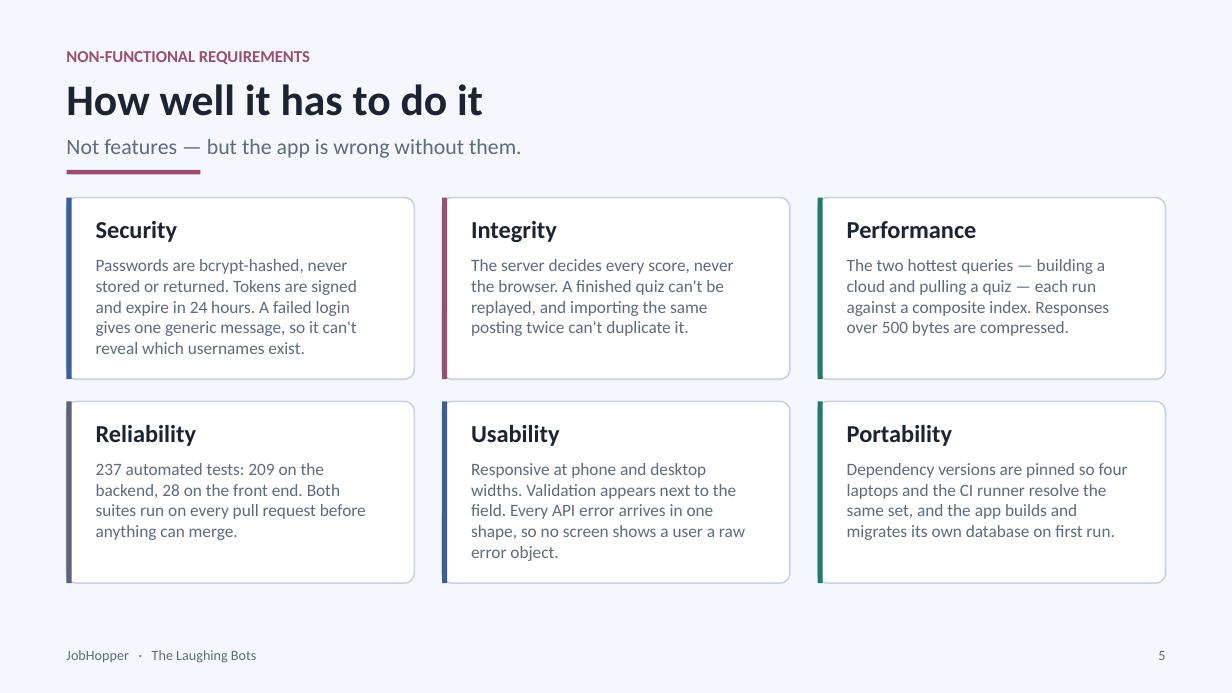
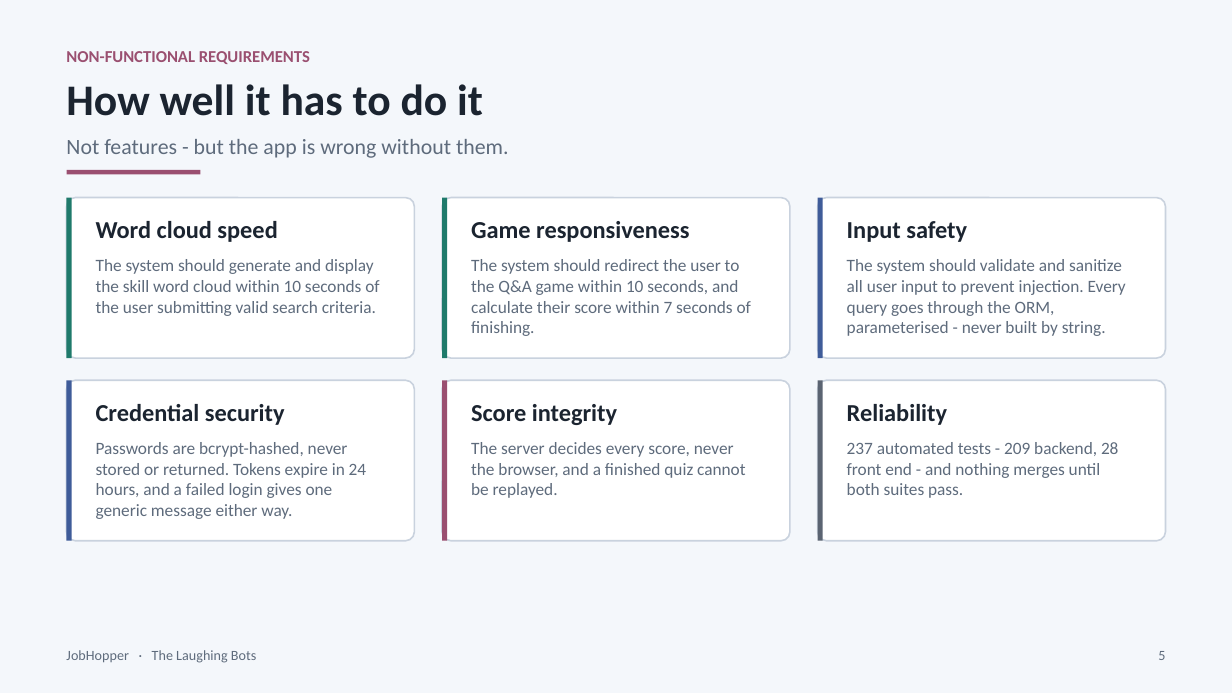
Before and after one commit to erhewlett/Laughing-Bots, a slide deck: slide 5 of presentation/JobHopper_Final_Presentation.pptx. Drawn at 1232x693 pixels with LibreOffice and Linux fonts; fonts in the diff are those of the drawing. Boxes give left, top, right and bottom in pixels: in the first picture for what was removed or moved away, otherwise in the second. Text is boxed around its words. In the diff, an @@ line names an element or a change of style, - is before the commit and + after.

```diff
--- a/presentation/JobHopper_Final_Presentation.pptx
+++ b/presentation/JobHopper_Final_Presentation.pptx
@@ text at [66, 139, 509, 158]: text changed @@
-Not features — but the app is wrong without them.
+Not features - but the app is wrong without them.
@@ rounded rectangle: place and size @@
-rounded rectangle at [67, 198, 414, 380]
+rounded rectangle at [67, 198, 414, 359]
@@ rectangle: place and size @@
-rectangle at [67, 198, 72, 380]
+rectangle at [67, 198, 72, 359]
@@ rectangle at [67, 198, 72, 359]: fill #3F5C99 to #1F7A6B @@
@@ rounded rectangle: place and size @@
-rounded rectangle at [442, 198, 789, 380]
+rounded rectangle at [442, 198, 789, 359]
@@ rectangle: place and size @@
-rectangle at [442, 198, 447, 380]
+rectangle at [442, 198, 447, 359]
@@ rectangle at [442, 198, 447, 359]: fill #9A4F70 to #1F7A6B @@
@@ rounded rectangle: place and size @@
-rounded rectangle at [818, 198, 1165, 380]
+rounded rectangle at [818, 198, 1165, 359]
@@ rectangle: place and size @@
-rectangle at [818, 198, 823, 380]
+rectangle at [818, 198, 823, 359]
@@ rectangle at [818, 198, 823, 359]: fill #1F7A6B to #3F5C99 @@
@@ text at [96, 221, 277, 242]: text changed @@
-Security
+Word cloud speed
@@ text at [471, 221, 689, 242]: text changed @@
-Integrity
+Game responsiveness
@@ text at [847, 221, 967, 242]: text changed @@
-Performance
+Input safety
@@ text at [96, 259, 379, 316]: text changed @@
-Passwords are bcrypt-hashed, never
-stored or returned. Tokens are signed
-and expire in 24 hours. A failed login
-gives one generic message, so it can't
-reveal which usernames exist.
+The system should generate and display
+the skill word cloud within 10 seconds of
+the user submitting valid search criteria.
@@ text at [471, 259, 751, 336]: text changed @@
-The server decides every score, never
-the browser. A finished quiz can't be
-replayed, and importing the same
-posting twice can't duplicate it.
+The system should redirect the user to
+the Q&A game within 10 seconds, and
+calculate their score within 7 seconds of
+finishing.
@@ text at [847, 259, 1126, 336]: text changed @@
-The two hottest queries — building a
-cloud and pulling a quiz — each run
-against a composite index. Responses
-over 500 bytes are compressed.
+The system should validate and sanitize
+all user input to prevent injection. Every
+query goes through the ORM,
+parameterised - never built by string.
@@ rounded rectangle: place and size @@
-rounded rectangle at [67, 401, 414, 583]
+rounded rectangle at [67, 381, 414, 542]
@@ rectangle: place and size @@
-rectangle at [67, 401, 72, 583]
+rectangle at [67, 381, 72, 542]
@@ rectangle at [67, 381, 72, 542]: fill #5B6472 to #3F5C99 @@
@@ rounded rectangle: place and size @@
-rounded rectangle at [442, 401, 789, 583]
+rounded rectangle at [442, 381, 789, 542]
@@ rectangle: place and size @@
-rectangle at [442, 401, 447, 583]
+rectangle at [442, 381, 447, 542]
@@ rectangle at [442, 381, 447, 542]: fill #3F5C99 to #9A4F70 @@
@@ rounded rectangle: place and size @@
-rounded rectangle at [818, 401, 1165, 583]
+rounded rectangle at [818, 381, 1165, 542]
@@ rectangle: place and size @@
-rectangle at [818, 401, 823, 583]
+rectangle at [818, 381, 823, 542]
@@ rectangle at [818, 381, 823, 542]: fill #1F7A6B to #5B6472 @@
@@ text added at [96, 404, 285, 425], 19 pt, text #1B2430, bold @@
+Credential security
@@ text at [471, 404, 617, 425]: text changed @@
-Usability
+Score integrity
@@ text "Reliability": place and size @@
-text "Reliability" at [96, 425, 196, 446]
+text "Reliability" at [847, 404, 947, 425]
@@ text at [96, 442, 367, 519]: text changed @@
-237 automated tests: 209 on the
-backend, 28 on the front end. Both
-suites run on every pull request before
-anything can merge.
+Passwords are bcrypt-hashed, never
+stored or returned. Tokens expire in 24
+hours, and a failed login gives one
+generic message either way.
@@ text at [471, 442, 745, 498]: text changed @@
-Responsive at phone and desktop
-widths. Validation appears next to the
-field. Every API error arrives in one
-shape, so no screen shows a user a raw
-error object.
+The server decides every score, never
+the browser, and a finished quiz cannot
+be replayed.
@@ text at [847, 442, 1118, 498]: text changed @@
-Dependency versions are pinned so four
-laptops and the CI runner resolve the
-same set, and the app builds and
-migrates its own database on first run.
+237 automated tests - 209 backend, 28
+front end - and nothing merges until
+both suites pass.
@@ text removed at [847, 425, 952, 446] @@
-Portability
```
Also in this commit, not shown: 3 other slides changed, 2 slides added, 2 slides removed, 5 other files.
